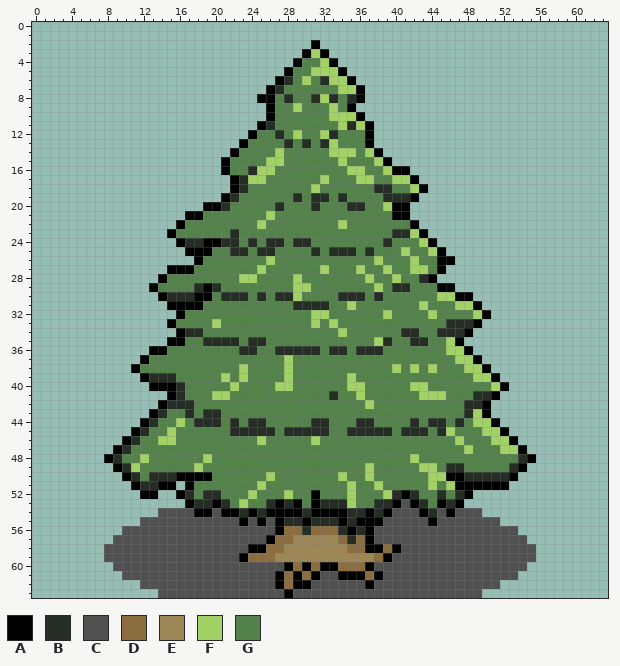
File history of a pixel-art sprite, Driving home for christmas/assets/images/main-tree.png. The picture above is the old version.
The file is 64x64 pixels.
Palette (. is transparent): A #000000  B #252d25  C #515151  D #8c6d3f  E #9d8756  F #a2d265  G #53824a
Pixels before (only the part around the change), first column x 0:
 0 ................................................................
 1 ................................................................
 2 ...............................A................................
 3 ..............................AFA...............................
 4 .............................AGGFA..............................
 5 ............................AGGFFFA.............................
 6 ...........................ABGFGBFFA............................
 7 ..........................ABGGGGGGFFA...........................
 8 .........................AAGBGGBFBGBA...........................
 9 ..........................AGGFGGGFGA............................
10 ..........................AGGGGGGFFFA...........................
11 .........................ABGGGGGGGFBFA..........................
12 ........................AGGBGFGGFBGGGA..........................
13 .......................AGGGGBGBGBFGGGA..........................
14 ......................AGGGGFGGGGGFFFGFA.........................
15 .....................AGGGGFFGGGGGGFGGGFA........................
16 .....................AGGBFFGGGGGGGGFFGGFAA......................
17 ......................ABFFGGGGGGFGGGFFGGFFA.....................
18 ......................ABGGGGGGGFGGGGGGBBGGFA....................
19 .....................ABGGGGGGBGBBGBGGGGBBBA.....................
20 ...................AABGGGGGBGGGBGGGBBGGFAA......................
21 .................AAGGGGGGGFGGGGGGGGGGGGGAA......................
22 ................AGGGGGGGGFGGGGGGGGFGGGGGGGA.....................
23 ...............AGGGGGGBGGGGGGGGGGGGGGGGGBBFA....................
24 ................ABBAABBGBGBBGBBGGGGGGGGBGGGFA...................
25 .................AAAGGBBGBBGGGGBGBBBGBGGGFGGFA..................
26 ..................AGGGGGGGFGGGGGGGGGGGFGGGFGGAA.................
27 ...............AAAGGGGGGGFGGGGGGFGGGFGGFGGFFGA..................
28 ..............AGGGGGGGGFFGGGGFGGGGGGGFGGFGGBA...................
29 .............AGGGGBABGGGGGGGGFFGGGGGGGFGBBGGGAA.................
30 ..............ABBBAAGBBBGBGBBFGGGGBBBGBGGGGGGFFAA...............
31 ...............AAAAGGGGGGGGGGBBBBGGFGGGGGGGFGGGFFA..............
32 ................AGGGGGGGGGGGGGGFFGGGGGGFGGGGFGGGGFA.............
33 ...............AGGGGFGGGGGGGGGGFGFGGGGGGGGGGGGBBBA..............
34 ................ABBGGGGGGGGGGGGGGGFGGGGGGBBGGBBBA...............
35 ...............AAGGBBBBGBBGGGGGGGGGGGGFBGGBBGGFA................
36 .............AAGGGGGGGGBBGGBBBBBGBBGBBBGGGGGGGFFA...............
37 ............AGGGGGGGGGGGGGGGFGGGGGGGGGGGGGGGGGGFFA..............
38 ...........AGGGGGGGGGGGFGGGGFGGGGGGGGGGGFGFGFGGGFFA.............
39 ............ABBBGGGGGFGFGGGGFGGGGGGFGGGGGGGGGGGGGFFA............
40 .............AAABGGGGGFGGGGFFGGGGGGFFGGGGGFFGGGGGGGFA...........
41 ...............ABGGGFFGGGGGGGGGGGBGGFGGGGGGFFFGGGBBA............
42 ..............ABBBGGGGGGGGGGGGGGGGGGGFGGGGGGGGGGBBA.............
43 .............ABGGBGBBGGGGGGGGGGGGGGGGGGGGGGGGGGGBFA.............
44 ............ABGGFGBBBGBGBBGGGGGBBGGGBBGGGGBGBBGBGFFA............
45 ...........ABGGFGGGGGGBBBBBGBBBBBGGBBBBBGBBBGBFGGGFFA...........
46 ..........ABGGFFGGGGGGGGGFGGGGGFGGGGGGGGGGGGGGGFGGGFFA..........
47 .........ABGGGGGGGGGGGGGGGGGGGGGGGGGGGGGGGGGGGGGFGGGFFA.........
48 ........ABGGFGGGGGGFGGGGGGGGGGGGGGGGGGGGGGFGGGGGGGGGGGBA........
49 .........ABFGGGGGGFGGGGGGGGGGGGGGGGGGFGGGGGFFGBBGGGGGBA.........
50 ..........ABGBBBAAAAGGGGGGFGGGGGGGFGGFGGGGGGFFAABBBBBA..........
51 ...........ABBAA.AGGGGGGGFGGGGGGGGGFGGFGGGGGFGFAAAAAA...........
52 ............AA..ABGBBGGGFGGGFGGAGGGFGGGFBABGGBGBA...............
53 .................ABBABGFGGBABAGABBBFGGBBACABGABA................
54 ..............CCCCAACAABABAAAABAAAABBABACCCABCACCC..............
55 ............CCCCCCCCCCCACACABBABBBABAAACCCCCACCCCCCC............
56 ..........CCCCCCCCCCCCCCCCCADDBDDDBABACCCCCCCCCCCCCCCC..........
57 .........CCCCCCCCCCCCCCCCCADDEEEEEDBDACCCCCCCCCCCCCCCCC.........
58 ........CCCCCCCCCCCCCCCCAADDEEEEEEEDDAADACCCCCCCCCCCCCCC........
59 ........CCCCCCCCCCCCCCCADDDEEEEEEEEEEEDACCCCCCCCCCCCCCCC........
60 .........CCCCCCCCCCCCCCCCCCCADADAADDDACCCCCCCCCCCCCCCCC.........
61 ..........CCCCCCCCCCCCCCCCCADADACCAAADACCCCCCCCCCCCCCC..........
62 ............CCCCCCCCCCCCCCCADAACCCCCCACCCCCCCCCCCCCC............
63 ..............CCCCCCCCCCCCCCACCCCCCCCCCCCCCCCCCCCC..............
After:
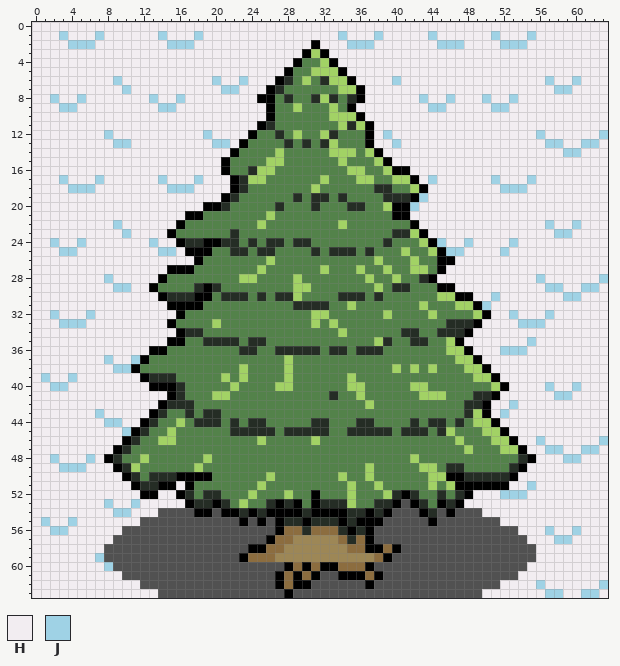
Colours new in this view: H #f2edf1  J #9fd2e5
Difference:
Changed rows in their new state; - is an unchanged pixel.
first column x 0:
 0 HHHHHHHHHHHHHHHHHHHHHHHHHHHHHHHHHHHHHHHHHHHHHHHHHHHHHHHHHHHHHHHH
 1 HHHJHHHJHHHHHHJHHHJHHHHHHHHHHHHHHHJHHHJHHHHHJHHHHHHJHHHJHHHHHHHH
 2 HHHHJJJHHHHHHHHJJJHHHHHHHHHHHHH-HHHJJJHHHHHHHJJJHHHHJJJHHHHHHHHH
 3 HHHHHHHHHHHHHHHHHHHHHHHHHHHHHH---HHHHHHHHHHHHHHHHHHHHHHHHHHHHHHH
 4 HHHHHHHHHHHHHHHHHHHHHHHHHHHHH-----HHHHHHHHHHHHHHHHHHHHHHHHHHHHHH
 5 HHHHHHHHHHHHHHHHHHHHHHHHHHHH-------HHHHHHHHHHHHHHHHHHHHHHHHHHHHH
 6 HHHHHHHHHJHHHHHHHHHHJHHJHHH---------HHHHJHHHHHHHHHHHHHHHHJHHJHHH
 7 HHHHHHHHHHJHHHHHHHHHHJJHHH-----------HHHHHHHHHHHHHHHHHHHHHJJHHHH
 8 HHJHHJHHHHHHHJHHJHHHHHHHH------------HHHHHHJHHJHHHJHHJHHHHHHHHHH
 9 HHHJJHHHHHHHHHJJHHHHHHHHHH----------HHHHHHHHJJHHHHHJJHHHHHHHHHHH
10 HHHHHHHHHHHHHHHHHHHHHHHHHH-----------HHHHHHHHHHHHHHHHHHHHHHHHHHH
11 HHHHHHHHHHHHHHHHHHHHHHHHH-------------HHHHHHHHHHHHHHHHHHHHHHHHHH
12 HHHHHHHHJHHHHHHHHHHJHHHH--------------HJHHHHHHHHHHHHHHHHJHHHHHHJ
13 HHHHHHHHHJJHHHHHHHHHJJH---------------HHJHHHHHHHHHHHHHHHHJJHHJJH
14 HHHHHHHHHHHHHHHHHHHHHH-----------------HHHHHHHHHHHHHHHHHHHHJJHHH
15 HHHHHHHHHHHHHHHHHHHHH-------------------HHHHHHHHHHHHHHHHHHHHHHHH
16 HHHHHHHHHHHHHHHHHHHHH---------------------HHHHHHHHHHHHHHHHHHHHHH
17 HHHJHHHJHHHHHHJHHHJHHH---------------------HJHHHHHHJHHHJHHHHHHHH
18 HHHHJJJHHHHHHHHJJJHHHH----------------------HHHHHHHHJJJHHHHHHHHH
19 HHHHHHHHHHHHHHHHHHHHH----------------------JHHHHHHHHHHHHHHHHHHHH
20 HHHHHHHHHHHHHHHHHHH-----------------------JHHHHHHHHHHHHHHHHHHHHH
21 HHHHHHHHHHHHHHHHH-------------------------HHHHHHHHHHHHHHHHHHHHHH
22 HHHHHHHHHJHHHHHH---------------------------HHHHHHHHHHHHHHJHHJHHH
23 HHHHHHHHHHJHHHH-----------------------------HHHHHHHHHHHHHHJJHHHH
24 HHJHHJHHHHHHHJHH-----------------------------JHHJHHHHJHHHHHHHHHH
25 HHHJJHHHHHHHHHJJH-----------------------------JJHHHHJHHHHHHHHHHH
26 HHHHHHHHHHHHHHHHHH-----------------------------HHHHHHHHHHHHHHHHH
27 HHHHHHHHHHHHHHH-------------------------------HHHHHHHHHHHHHHHHHH
28 HHHHHHHHJHHHHH-------------------------------HHHHHHHHHHHJHHHHHHJ
29 HHHHHHHHHJJHH----------------------------------HHHHHHHHHHJJHHJJH
30 HHHHHHHHHHHHHH-----------------------------------HHJHHHHHHHJJHHH
31 HHHHHHHHHHHHHHH-----------------------------------JHHHHHHHHHHHHH
32 HHJHHHJHHHHHHHHH-----------------------------------HHJHHHJHHHHHH
33 HHHJJJHHHHHHHHH-----------------------------------HHHHJJJHHHHHHH
34 HHHHHHHHHHHHHHHH---------------------------------HHHHHHHHHHHHHHH
35 HHHHHHHHHHHHHHH---------------------------------HHHHHHHJHHHHHHHH
36 HHHHHHHHHHHHH------------------------------------HHHJJJHHHHHHHHH
37 HHHHHHHHJHHJ--------------------------------------HHHHHHHHHHHHHH
38 HHHHHHHHHJJ----------------------------------------HHHHHHHHHHHHH
39 HJHHJHHHHHHH----------------------------------------HHHHHHHHHHHH
40 HHJJHHHHHHHHH----------------------------------------HHHHJHHJHHH
41 HHHHHHHHHHHHHHH-------------------------------------HHHHHHJJHHHH
42 HHHHHHHHHHHHHH-------------------------------------HHJHHHHHHHHHH
43 HHHHHHHJHHHHH--------------------------------------HJHHHHHHHHHHH
44 HHHHHHHHJJHH----------------------------------------HHHHHHHHHHHH
45 HHHHHHHHHHJ------------------------------------------HHHHHHHHHHH
46 HHHHHHHHHH--------------------------------------------HHJHHHHHHJ
47 HHHHHHHHH----------------------------------------------HHJJHHJJH
48 HHJHHHJH------------------------------------------------HHHJJHHH
49 HHHJJJHHH----------------------------------------------HHHHHHHHH
50 HHHHHHHHHH--------------------------------------------HHHHHHHHHH
51 HHHHHHHHHHH-----H------------------------------------HHJHHHHHHHH
52 HHHHHHHHHHHH--HH---------------------------------HHHJJJHHHHHHHHH
53 HHHHHHHHJHHJHHHHH-------------------------------HHHHHHHHHHHHHHHH
54 HHHHHHHHHJJHHH------------------------------------HHHHHHHHHHHHHH
55 HJHHJHHHHHHH----------------------------------------HHHHHHHHHHHH
56 HHJJHHHHHH--------------------------------------------HHHJHHJHHH
57 HHHHHHHHH----------------------------------------------HHHJJHHHH
58 HHHHHHHH------------------------------------------------HHHHHHHH
59 HHHHHHHJ------------------------------------------------HHHHHHHH
60 HHHHHHHHJ----------------------------------------------HHHHHHHHH
61 HHHHHHHHHH--------------------------------------------HHHHHHHHHH
62 HHHHHHHHHHHH----------------------------------------HHHHJHHHHHHJ
63 HHHHHHHHHHHHHH------------------------------------HHHHHHHJJHHJJH
Boxes around the changes in both pictures, in picture pixels (x1, y1, x2, y2):
added: (32, 22, 608, 598)
